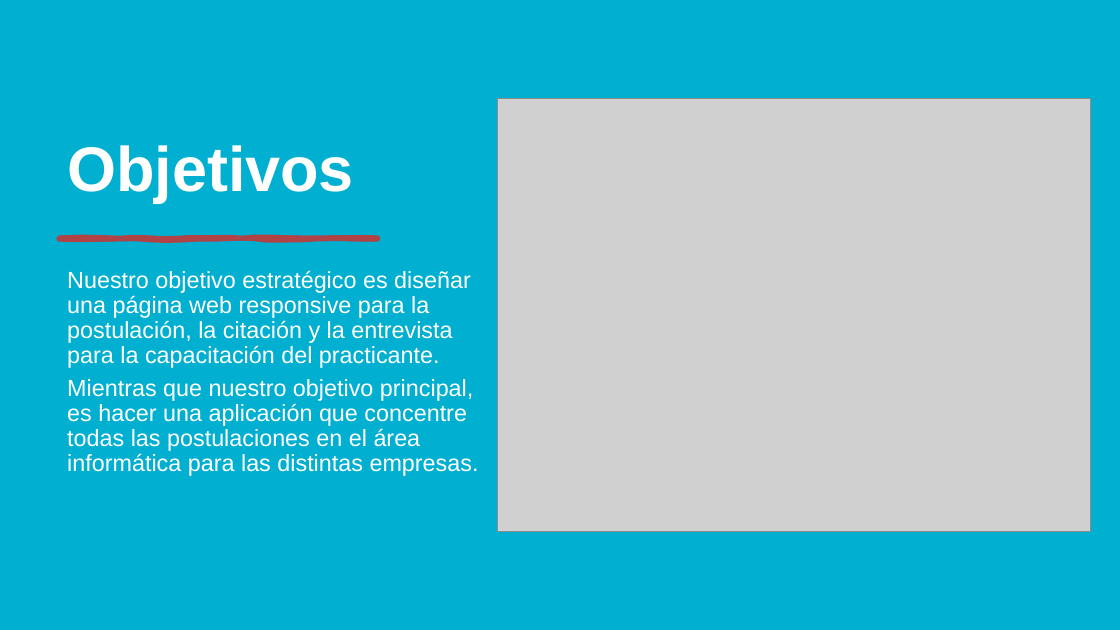
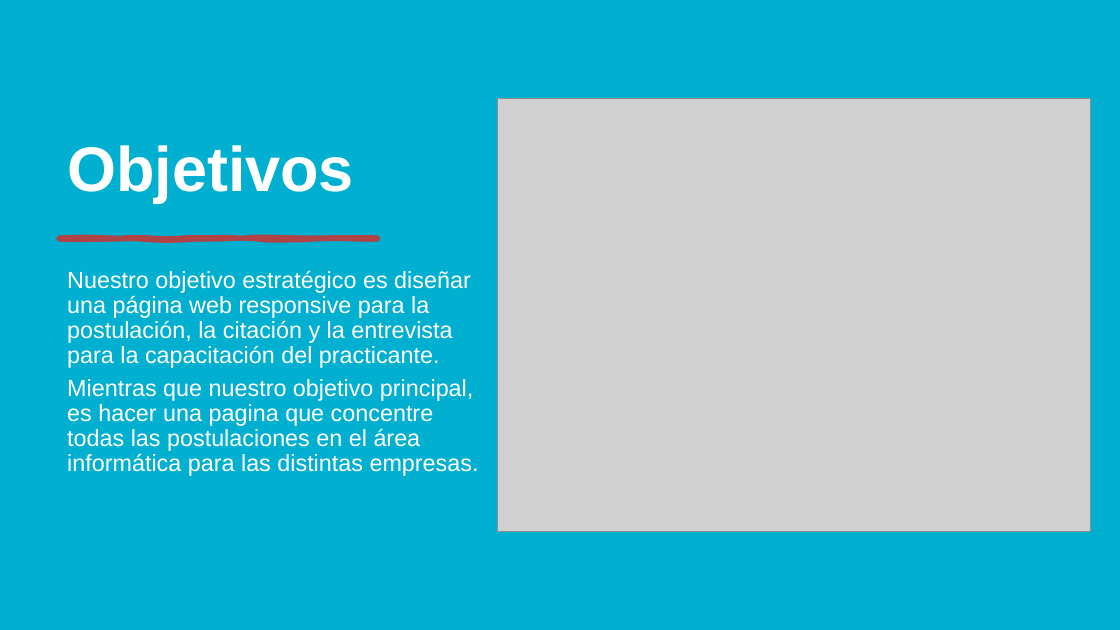
Before and after one commit to S4kki95/PTY4614-704D-G4, a slide deck: slide 5 of Fase 1 planificacion/Evidencias Proyecto/Evidencias de documentacion/Planificacion del proyecto.pptx. Drawn at 1120x630 pixels with LibreOffice and Linux fonts; fonts in the diff are those of the drawing; grey boxes stand for pictures. Boxes give left, top, right and bottom in pixels: in the first picture for what was removed or moved away, otherwise in the second. Text is boxed around its words. In the diff, an @@ line names an element or a change of style, - is before the commit and + after.

```diff
--- a/Fase 1 planificacion/Evidencias Proyecto/Evidencias de documentacion/Planificacion del proyecto.pptx
+++ b/Fase 1 planificacion/Evidencias Proyecto/Evidencias de documentacion/Planificacion del proyecto.pptx
@@ text at (x1=67, y1=379, x2=479, y2=476): text changed @@
-Mientras que nuestro objetivo principal, es hacer una aplicación que concentre todas las postulaciones en el área informática para las distintas empresas.
+Mientras que nuestro objetivo principal, es hacer una pagina que concentre todas las postulaciones en el área informática para las distintas empresas.
```
Also in this commit, not shown: 3 other slides changed.
